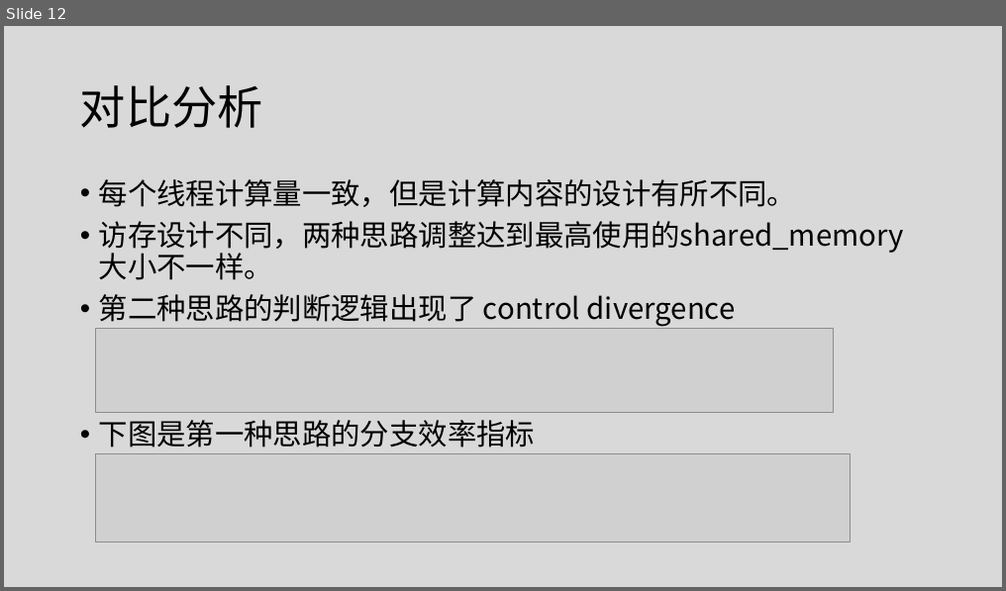
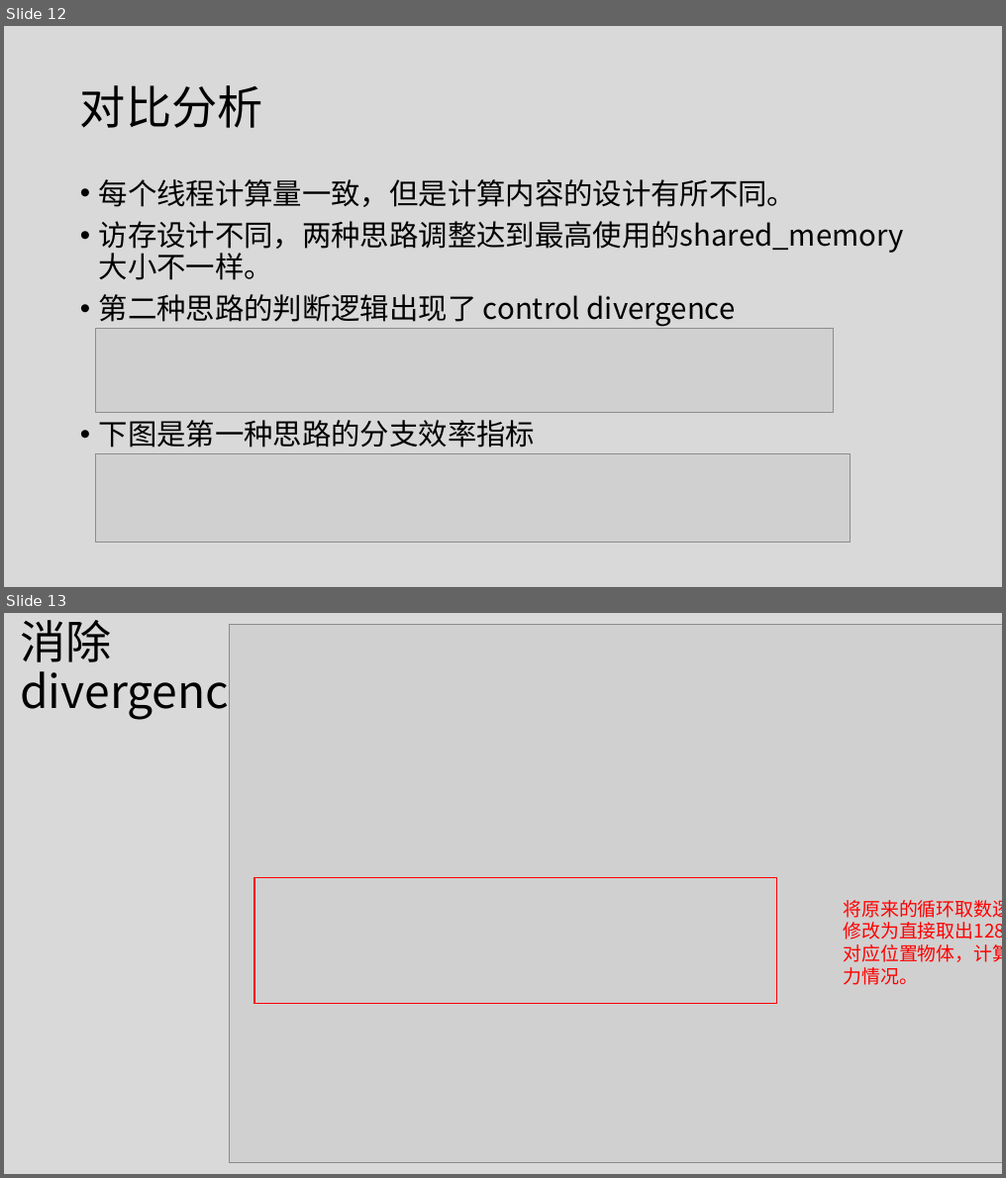
Before and after one commit to AlexZFX/cuda-nbody, a slide deck: ppt/Cuda-nbody 优化思路.pptx. Shown one above the other, each under a label of ours: slide 12 before the commit, slides 12 and 13 after it. The pictures are 1006x591 and 1006x1178 pixels, drawn with LibreOffice and Linux fonts; fonts in the diff are those of the drawing; grey boxes stand for pictures. Boxes give left, top, right and bottom in pixels: in the first picture for what was removed or moved away, otherwise in the second. Text is boxed around its words. In the diff, an @@ line names an element or a change of style, - is before the commit and + after.

```diff
--- a/ppt/Cuda-nbody 优化思路.pptx
+++ b/ppt/Cuda-nbody 优化思路.pptx
@@ slide 13 added at (4, 613, 1002, 1174), background #D9D9D9 @@
@@ title added at (20, 620, 252, 720), 44 pt, text #000000 @@
+消除divergence
@@ picture added at (230, 625, 1002, 1163) @@
@@ rectangle added at (254, 878, 776, 1004), outline #FF0000 1 pt @@
@@ text added at (843, 900, 1002, 985), 18 pt, text #FF0000 @@
+将原来的循环取数逻辑修改为直接取出128个对应位置物体，计算受力情况。
```
Also in this commit, not shown: 2 slides changed, 1 other slide added.
